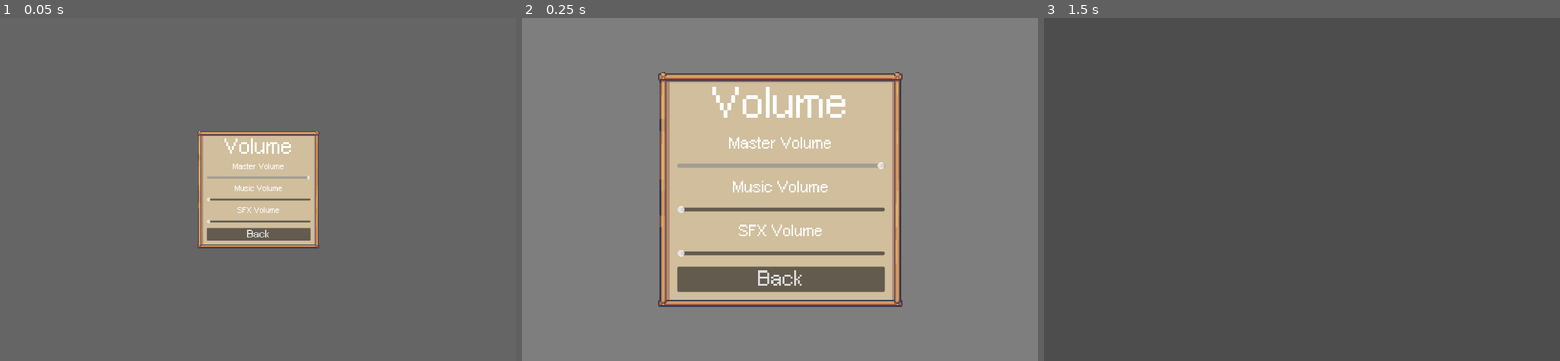
Above: before the commit, frames 1-3 (left to right).
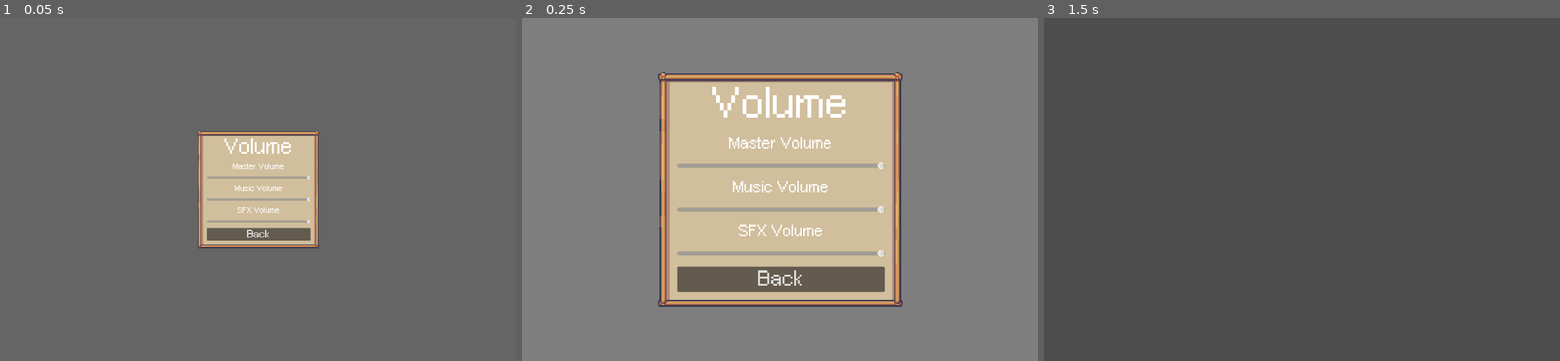
Above: after the commit, the same moments.

Repository: LimZiJia/SurviveTheSemester
Game: Godot game, scene res://scenes/ui/volume_menu.tscn
Two runs of this game, one before a commit and one after it. Both use one fixed random seed, a clock stepped at 60 frames per second and the inputs below. This scene is started directly instead of the project's main scene. Sound files missing from this copy of the repository are replaced by a short silence.
Inputs (mouse positions are in pixels of both pictures, inside the frame that each line leads up to):
- Up to frame 1 (0.05 s): no input
- Up to frame 2 (0.25 s): no input
- Up to frame 3 (1.5 s): tap Enter at 0.5 s; move the mouse to (1415, 172) at 0.52 s; hold D (move_right) 0.53-1.25 s; tap Shift (dash) at 0.6 s; click (1415, 172) at 0.67 s; click "Back" at 1.25 s

The runs differ from the first frame. In frame 1, 0.2% of the frame differs, in the area x 40-61%, y 52-60%; in frame 2, 0.9%, in the area x 30-71%, y 54-70%; in frame 3, nothing differs.

Commit message:
made music and sfx slider usable & added some tracks
not sure about the music choice. I like the menu music but the in game music idk.

Diff:
--- a/scenes/autoload/audio_manager.gd
+++ b/scenes/autoload/audio_manager.gd
@@ -34,6 +34,7 @@
 	audio_stream_player.stream = audio_stream
 	audio_stream_player.volume_db = volume_db
 	audio_stream_player.pitch_scale = pitch_scale
+	audio_stream_player.set_bus("SFX")
 	add_child(audio_stream_player)
 	audio_stream_player.play()
 
@@ -49,6 +50,7 @@
 	audio_stream_player.stream = audio_stream
 	audio_stream_player.volume_db = volume_db
 	audio_stream_player.pitch_scale = pitch_scale
+	audio_stream_player.set_bus("SFX")
 	add_child(audio_stream_player)
 	audio_stream_player.play()
 
--- a/scenes/game_object/player/player.tscn
+++ b/scenes/game_object/player/player.tscn
@@ -656,7 +656,7 @@
 texture = ExtResource("8_voa7p")
 hframes = 56
 vframes = 20
-frame = 79
+frame = 74
 
 [node name="StuckArea" type="Area2D" parent="."]
 collision_layer = 0
@@ -694,6 +694,7 @@
 [node name="FootstepsPlayer" type="AudioStreamPlayer" parent="."]
 stream = ExtResource("8_ibq8y")
 pitch_scale = 1.1
+bus = &"SFX"
 
 [node name="AudioListener2D" type="AudioListener2D" parent="."]
 current = true
--- a/scenes/manager/heartbeat_stream_manager.tscn
+++ b/scenes/manager/heartbeat_stream_manager.tscn
@@ -7,4 +7,5 @@
 stream = ExtResource("1_ajgf0")
 volume_db = -80.0
 autoplay = true
+bus = &"SFX"
 script = ExtResource("2_x6fav")
--- a/scenes/ui/start_screen.tscn
+++ b/scenes/ui/start_screen.tscn
@@ -1,8 +1,9 @@
-[gd_scene load_steps=4 format=3 uid="uid://6pbudmum5dat"]
+[gd_scene load_steps=5 format=3 uid="uid://6pbudmum5dat"]
 
 [ext_resource type="Script" path="res://scenes/ui/start_screen.gd" id="1_icddk"]
 [ext_resource type="Script" path="res://scenes/ui/hoverable_button.gd" id="1_ml0j7"]
 [ext_resource type="PackedScene" uid="uid://dxnsbnm55ur2p" path="res://scenes/ui/volume_menu.tscn" id="2_ggp0y"]
+[ext_resource type="AudioStream" uid="uid://bkiin45pvewk1" path="res://assets/Music/28 Rare Blocks.wav" id="4_q6kqt"]
 
 [node name="StartScreen" type="Control"]
 layout_mode = 3
@@ -76,3 +77,9 @@
 theme_override_font_sizes/font_size = 32
 text = "Quit"
 script = ExtResource("1_ml0j7")
+
+[node name="BackgroundMusic" type="AudioStreamPlayer" parent="."]
+stream = ExtResource("4_q6kqt")
+volume_db = -13.173
+autoplay = true
+bus = &"Music"
--- a/scenes/ui/volume_menu.gd
+++ b/scenes/ui/volume_menu.gd
@@ -9,8 +9,12 @@
 
 func _ready() -> void:
 	master_volume_slider.value = VolumeManager.master_volume
+	music_volume_slider.value = VolumeManager.music_volume
+	sfx_volume_slider.value = VolumeManager.sfx_volume
 
 	master_volume_slider.value_changed.connect(on_master_volume_slider_value_changed)
+	music_volume_slider.value_changed.connect(on_music_volume_slider_value_changed)
+	sfx_volume_slider.value_changed.connect(on_sfx_volume_slider_value_changed)
 	back_button.pressed.connect(on_back_button_pressed)
 	closed.connect(on_closed)
 
@@ -18,6 +22,11 @@
 func on_master_volume_slider_value_changed(value: float) -> void:
 	VolumeManager.set_master_volume(value)
 
+func on_music_volume_slider_value_changed(value: float) -> void:
+	VolumeManager.set_music_volume(value)
+
+func on_sfx_volume_slider_value_changed(value: float) -> void:
+	VolumeManager.set_sfx_volume(value)
 
 func on_back_button_pressed() -> void:
 	$AnimationPlayer.play("exit")
--- /dev/null
+++ b/scenes/world/BackgroundMusic.gd
@@ -0,0 +1,13 @@
+extends AudioStreamPlayer
+
+
+# Called when the node enters the scene tree for the first time.
+func _ready():
+	pitch_scale = 0.5
+	volume_db = -15.0
+	speed_up()
+
+
+func speed_up() -> void:
+	var tween = create_tween()
+	tween.tween_property(self, "pitch_scale", 1.1, 600.0)
--- a/scenes/world/world.tscn
+++ b/scenes/world/world.tscn
@@ -27,6 +27,8 @@
 [ext_resource type="PackedScene" uid="uid://bi4qaqeec2gam" path="res://scenes/game_object/gantry/gantry.tscn" id="24_fvgpo"]
 [ext_resource type="PackedScene" uid="uid://3ph0bfha44dv" path="res://scenes/manager/wave_manager.tscn" id="24_vav6n"]
 [ext_resource type="Script" path="res://scenes/component/world_object_component.gd" id="25_b3vhs"]
+[ext_resource type="AudioStream" uid="uid://coteau15sb832" path="res://assets/Music/Ludum Dare 30 - Track 4.wav" id="28_0355y"]
+[ext_resource type="Script" path="res://scenes/world/BackgroundMusic.gd" id="29_8rv2j"]
 
 [sub_resource type="NavigationPolygon" id="NavigationPolygon_yugua"]
 vertices = PackedVector2Array(210, -1052, 1386, -1056, 1539, -1056, 1359, -921, 1233, -921, 3504, 864, 4320, 861, 4368, …(3671 unchanged characters)…
@@ -739,3 +741,11 @@
 shape = SubResource("RectangleShape2D_w3n1w")
 
 [node name="Foreground" type="Node2D" parent="TileMap" groups=["foreground_layer"]]
+
+[node name="BackgroundMusic" type="AudioStreamPlayer" parent="."]
+stream = ExtResource("28_0355y")
+volume_db = -15.0
+pitch_scale = 1.12
+autoplay = true
+bus = &"Music"
+script = ExtResource("29_8rv2j")
Not shown, changed: .gut_editor_config.json
Not shown, added: assets/Music/28 Rare Blocks.wav.import
Not shown, added: assets/Music/Ludum Dare 30 - Track 4.wav.import
Not shown: 2 places in scenes/game_object/book/book.tscn that only renumber resources
Not shown: 2 places in scenes/game_object/bookshelf/bookshelf.tscn that only renumber resources
Not shown: 2 places in scenes/game_object/exam_paper/exam_paper.tscn that only renumber resources
Not shown: 2 places in scenes/game_object/printer/printer.tscn that only renumber resources
Not shown: 2 places in scenes/game_object/professor/professor.tscn that only renumber resources
Not shown: 1 places in scenes/world/world.tscn that only renumber resources
Not shown, added: assets/Music/28 Rare Blocks.wav
Not shown, added: assets/Music/Ludum Dare 30 - Track 4.wav
